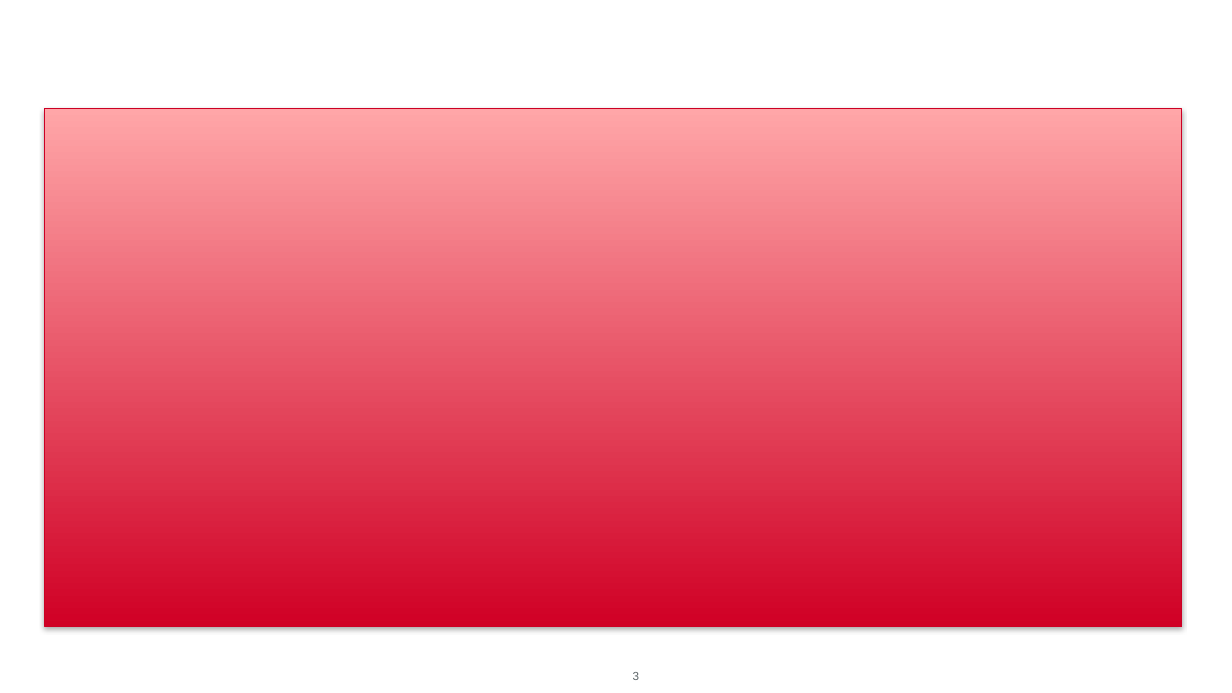
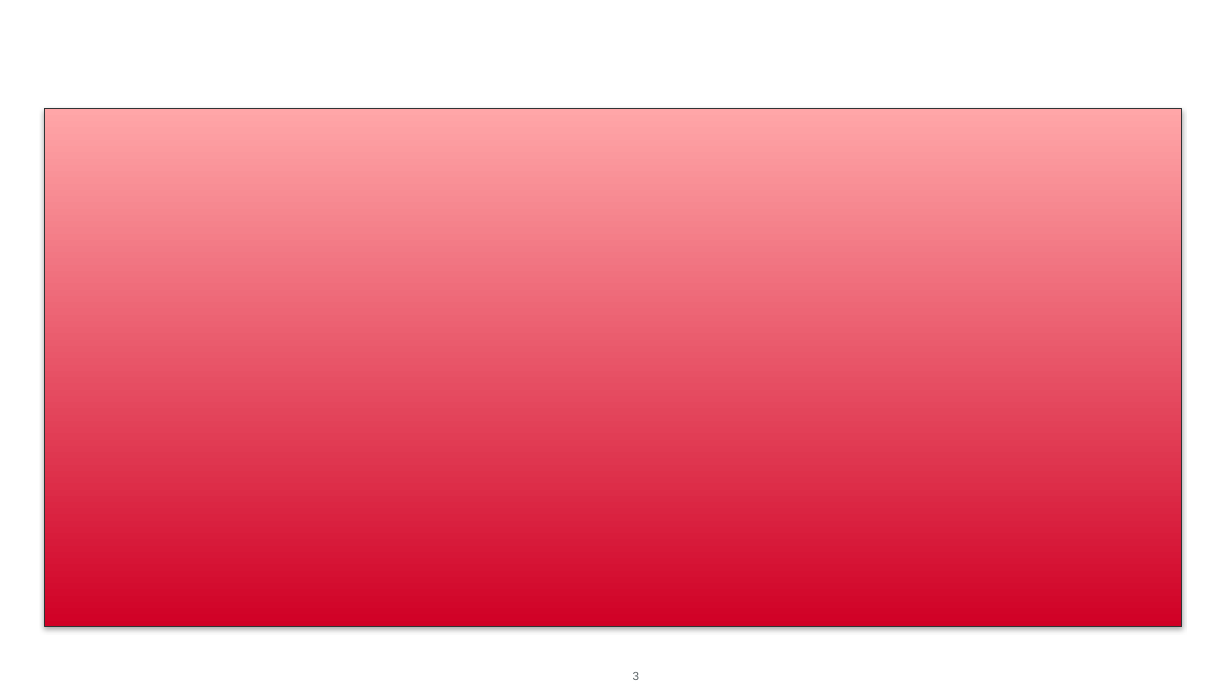
Before and after one commit to michelefosco/GDPptGenerator, a slide deck: slide 3 of Solution/FilesEditor.Tests/TestFiles/SourceFiles/PowerPoint_Template.pptx. Drawn at 1232x693 pixels with LibreOffice and Linux fonts; fonts in the diff are those of the drawing; background and template pictures are left out. Boxes give left, top, right and bottom in pixels: in the first picture for what was removed or moved away, otherwise in the second. Text is boxed around its words. In the diff, an @@ line names an element or a change of style, - is before the commit and + after.

```diff
--- a/Solution/FilesEditor.Tests/TestFiles/SourceFiles/PowerPoint_Template.pptx
+++ b/Solution/FilesEditor.Tests/TestFiles/SourceFiles/PowerPoint_Template.pptx
@@ rectangle at (45, 109, 1182, 627): outline #CC0024 0.75 pt to #303435 0.75 pt @@
```
Also in this commit, not shown: 1 other slide changed, 1 slide added, 1 slide removed, 3 other files.
